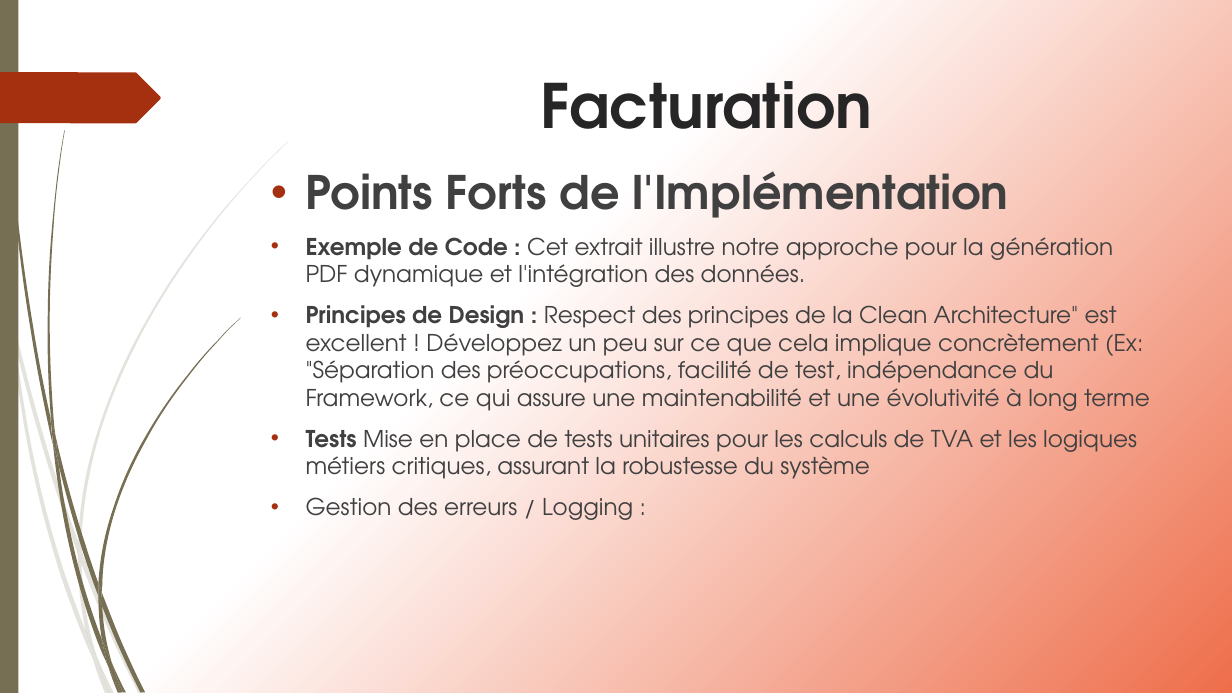
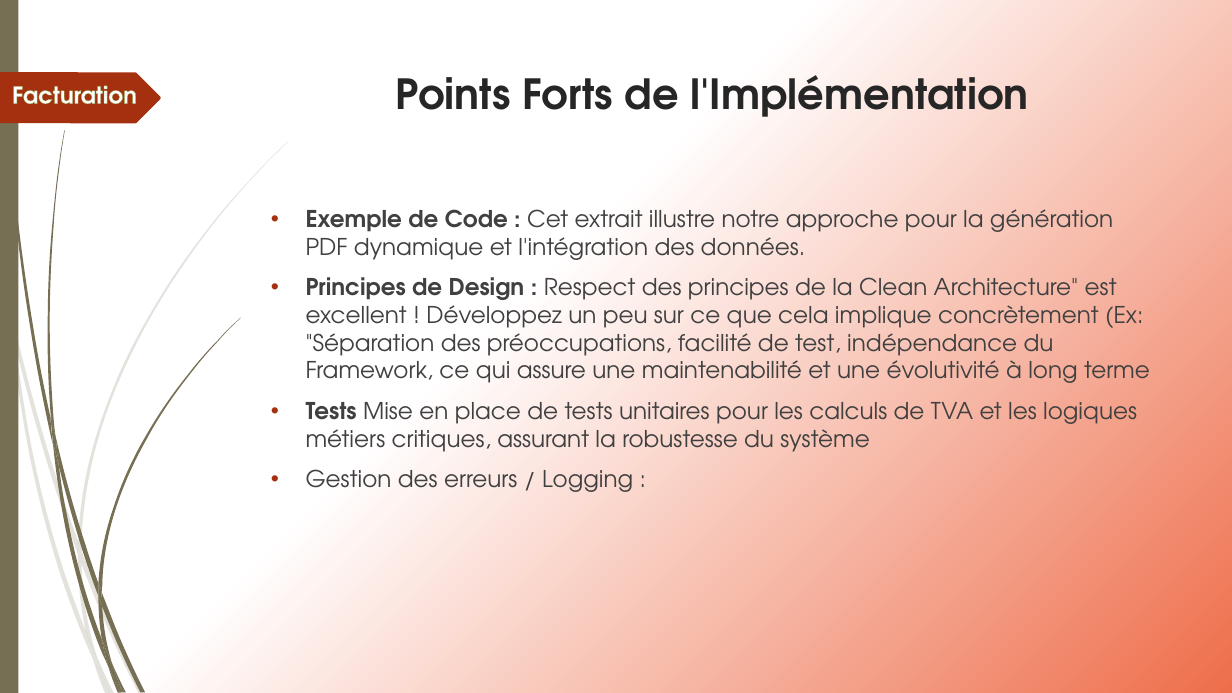
Before and after one commit to ameerchand30/Facturation, a slide deck: slide 25 of Facturation.pptx (slide 21 before the commit). Drawn at 1232x693 pixels with LibreOffice and Linux fonts; fonts in the diff are those of the drawing. Boxes give left, top, right and bottom in pixels: in the first picture for what was removed or moved away, otherwise in the second. Text is boxed around its words. In the diff, an @@ line names an element or a change of style, - is before the commit and + after.

```diff
--- a/Facturation.pptx
+++ b/Facturation.pptx
@@ text added at <box>12,85,137,104</box>, 18 pt, text #FFFFFF, bold @@
+Facturation
@@ title at <box>396,75,1028,117</box>: text changed; size 47.7 to 32.4 pt @@
-Facturation
+Points Forts de l'Implémentation
@@ text at <box>306,159,1009,218</box>: paragraph removed @@
-• Points Forts de l'Implémentation
```
Also in this commit, not shown: 24 other slides changed, 8 slides added, 1 slide removed, 2 other files.
